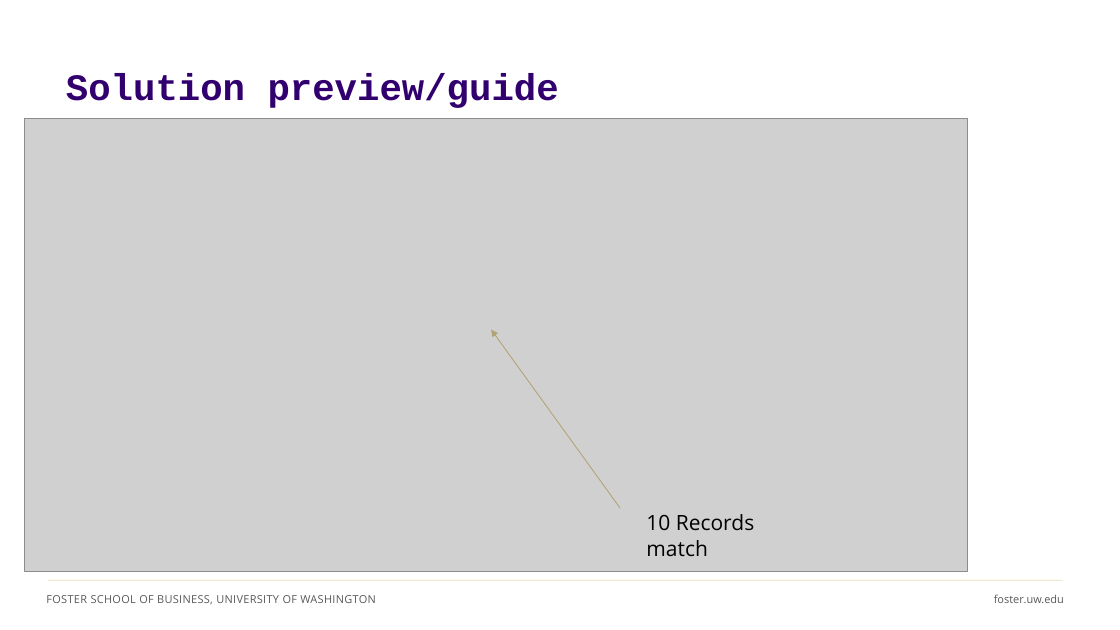
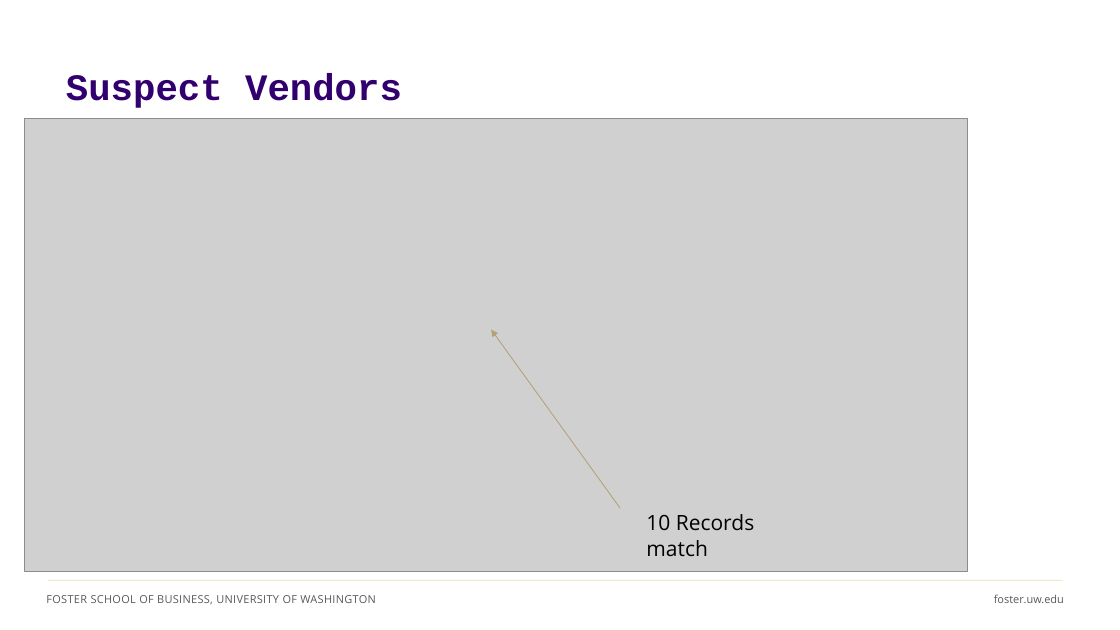
Before and after one commit to ashercurtis/slides.io, a slide deck: slide 7 of ACCTG320/ACCTG320Class11_2026.pptx (slide 16 before the commit). Drawn at 1120x630 pixels with LibreOffice and Linux fonts; fonts in the diff are those of the drawing; grey boxes stand for pictures. Boxes give left, top, right and bottom in pixels: in the first picture for what was removed or moved away, otherwise in the second. Text is boxed around its words. In the diff, an @@ line names an element or a change of style, - is before the commit and + after.

```diff
--- a/ACCTG320/ACCTG320Class11_2026.pptx
+++ b/ACCTG320/ACCTG320Class11_2026.pptx
@@ title at (66,73,402,108): text changed @@
-Solution preview/guide
+Suspect Vendors
```
Also in this commit, not shown: 6 other slides changed, 3 slides added, 10 slides removed, 1 other file.
